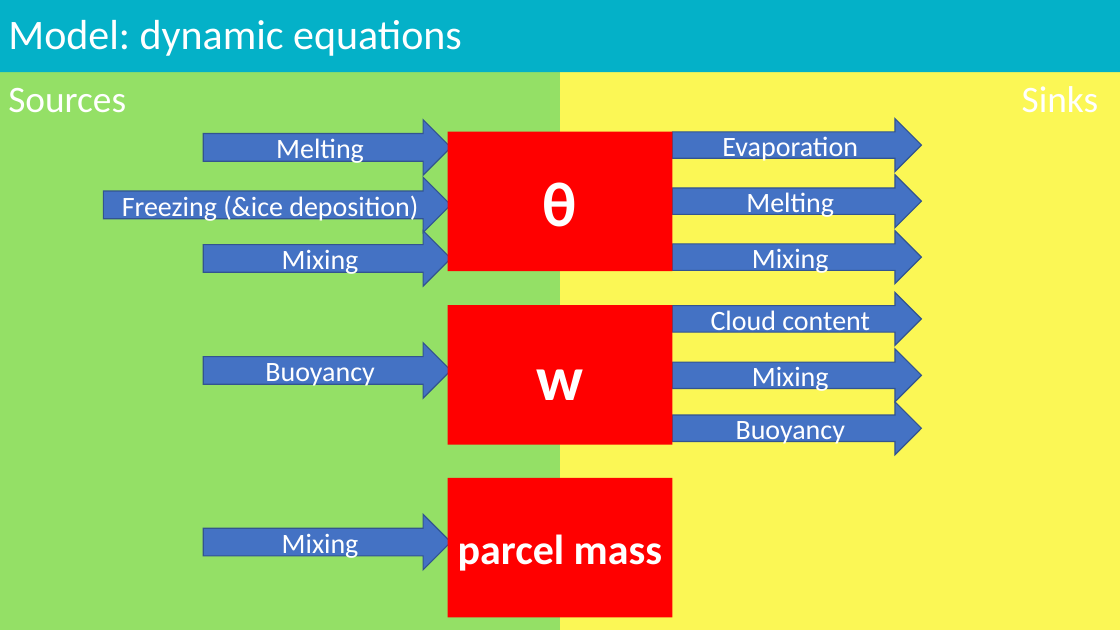
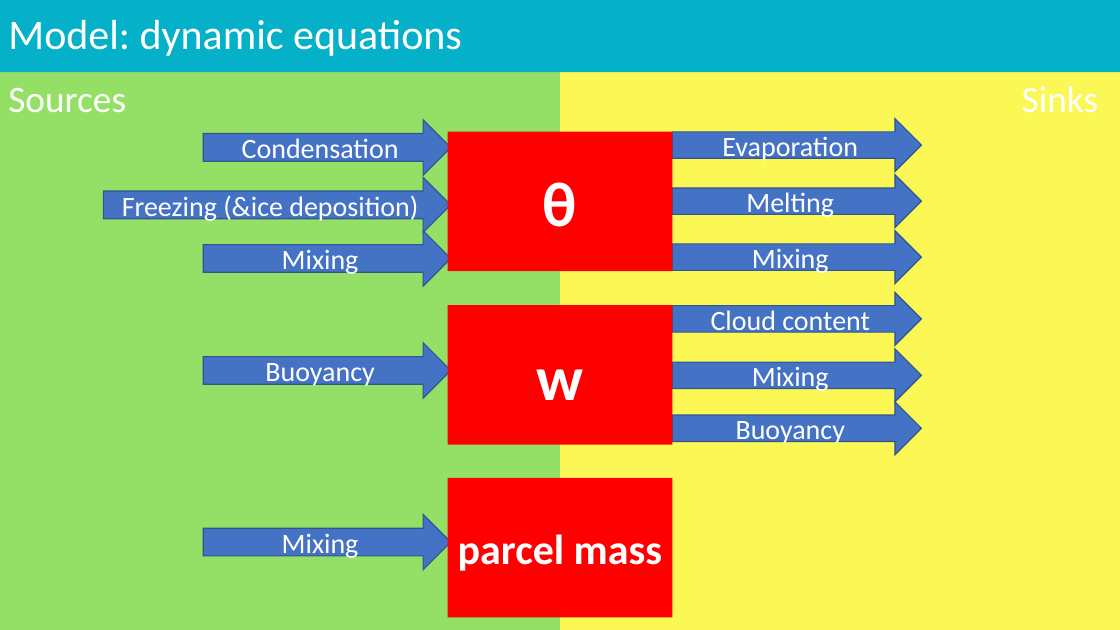
Before and after one commit to meteoNL/CloudParcelModel_SOACproject, a slide deck: slide 3 of presentation.pptx. Drawn at 1120x630 pixels with LibreOffice and Linux fonts; fonts in the diff are those of the drawing. Boxes give left, top, right and bottom in pixels: in the first picture for what was removed or moved away, otherwise in the second. Text is boxed around its words. In the diff, an @@ line names an element or a change of style, - is before the commit and + after.

Commit message:
condensation

```diff
--- a/presentation.pptx
+++ b/presentation.pptx
@@ text in right arrow at [242,138,399,165]: text changed @@
-Melting
+Condensation
```
